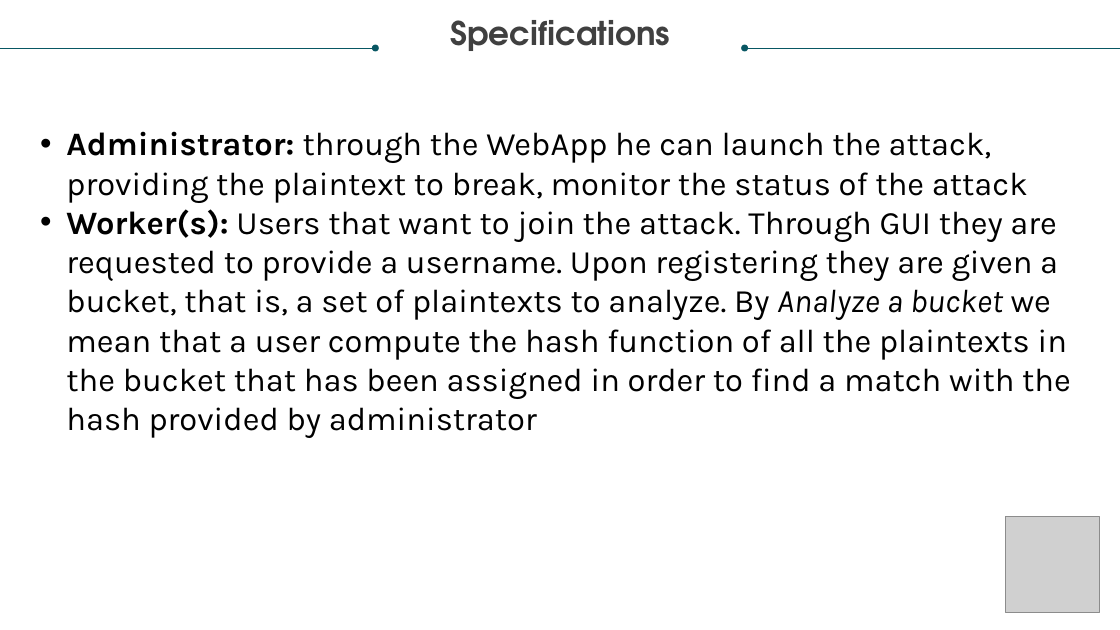
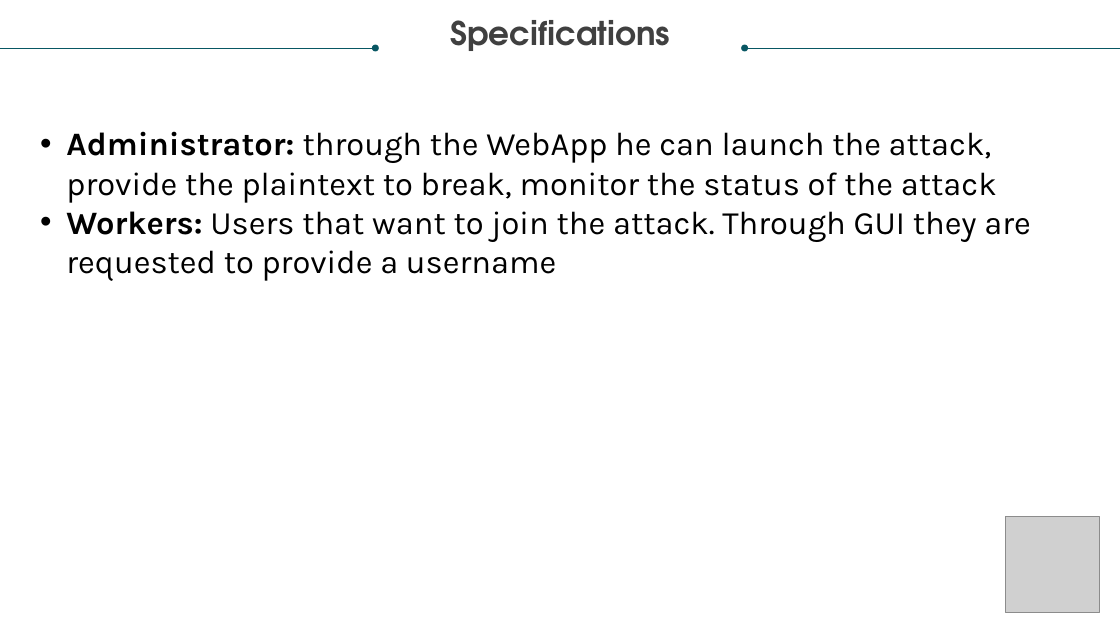
Before and after one commit to PippoGit/DistributedHashBreaker, a slide deck: slide 4 of Distributed Hash-breaker.pptx. Drawn at 1120x630 pixels with LibreOffice and Linux fonts; fonts in the diff are those of the drawing; grey boxes stand for pictures. Boxes give left, top, right and bottom in pixels: in the first picture for what was removed or moved away, otherwise in the second. Text is boxed around its words. In the diff, an @@ line names an element or a change of style, - is before the commit and + after.

```diff
--- a/Distributed Hash-breaker.pptx
+++ b/Distributed Hash-breaker.pptx
@@ text at <box>66,131,1030,281</box>: text changed @@
-• Administrator: through the WebApp he can launch the attack, providing the plaintext to break, monitor the status of the attack
-• Worker(s): Users that want to join the attack. Through GUI they are requested to provide a username. Upon registering they are given a bucket, that is, a set of plaintexts to analyze. By Analyze a bucket we mean that a user compute the hash function of all the plaintexts in the bucket that has been assigned in order to find a match with the hash provided by administrator
+• Administrator: through the WebApp he can launch the attack, provide the plaintext to break, monitor the status of the attack
+• Workers: Users that want to join the attack. Through GUI they are requested to provide a username
```
Also in this commit, not shown: 3 other slides changed, 3 slides added.
